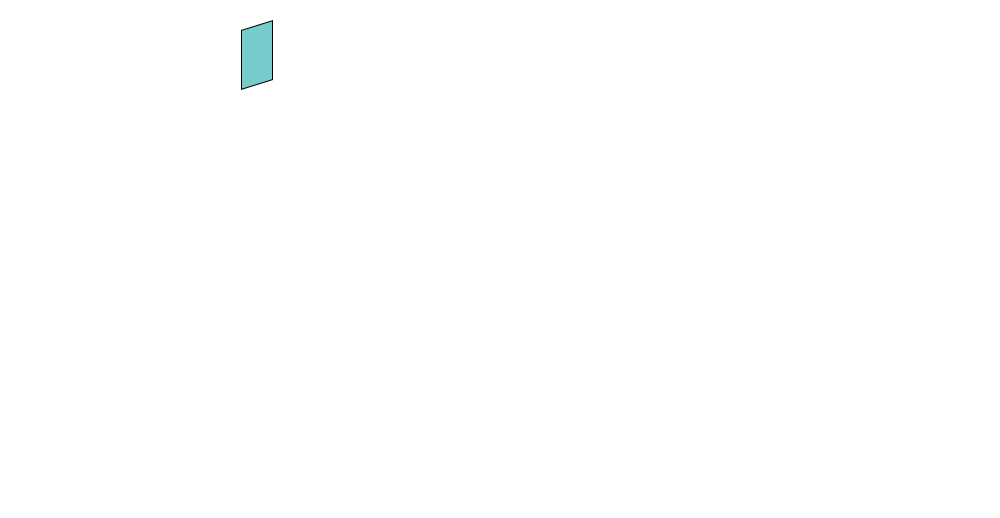
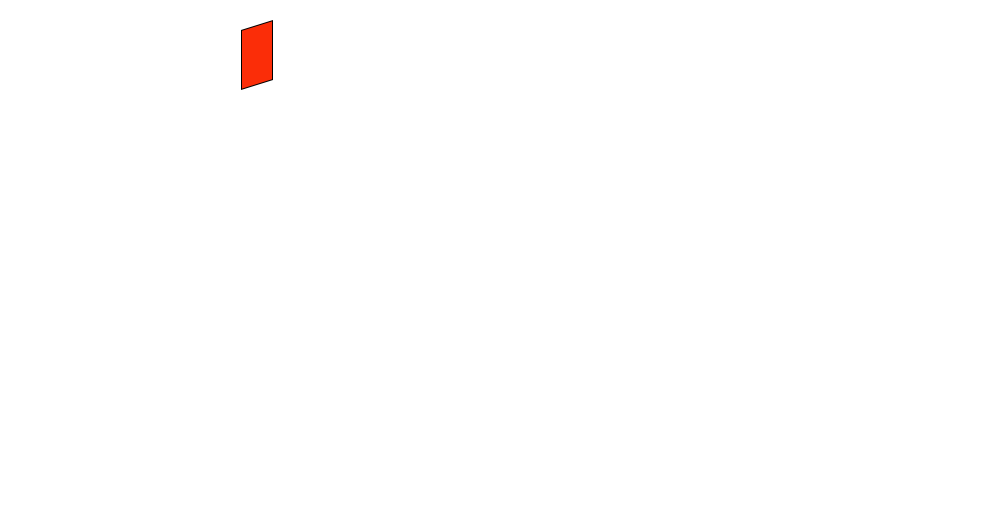
Before/after of a 1000x518 layered artwork. What changed in the layer stack:
added layer "Rectángulo 12 copia 2" above "Rectángulo 12 copia" over (242, 21, 272, 89)
hid "Rectángulo 12 copia" over (242, 21, 272, 89)
